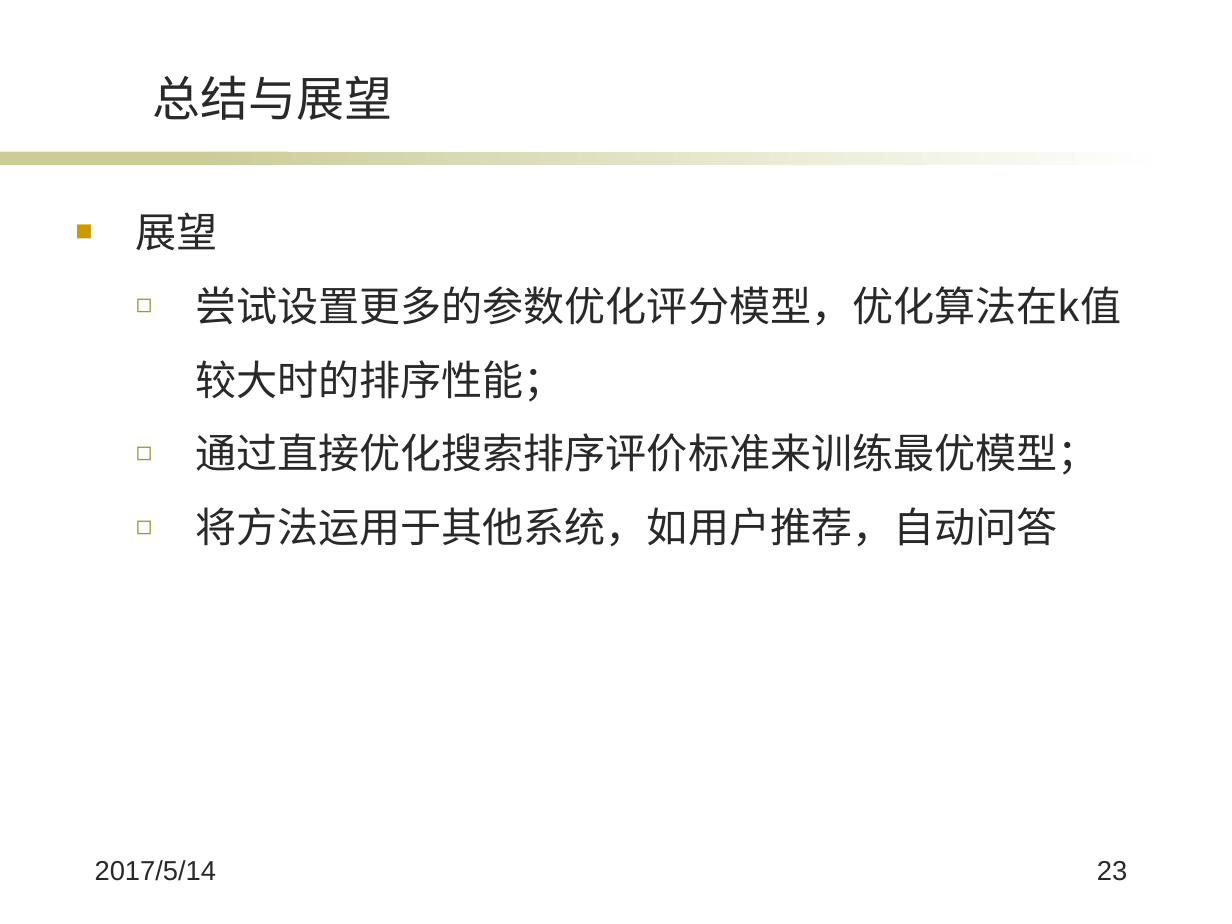
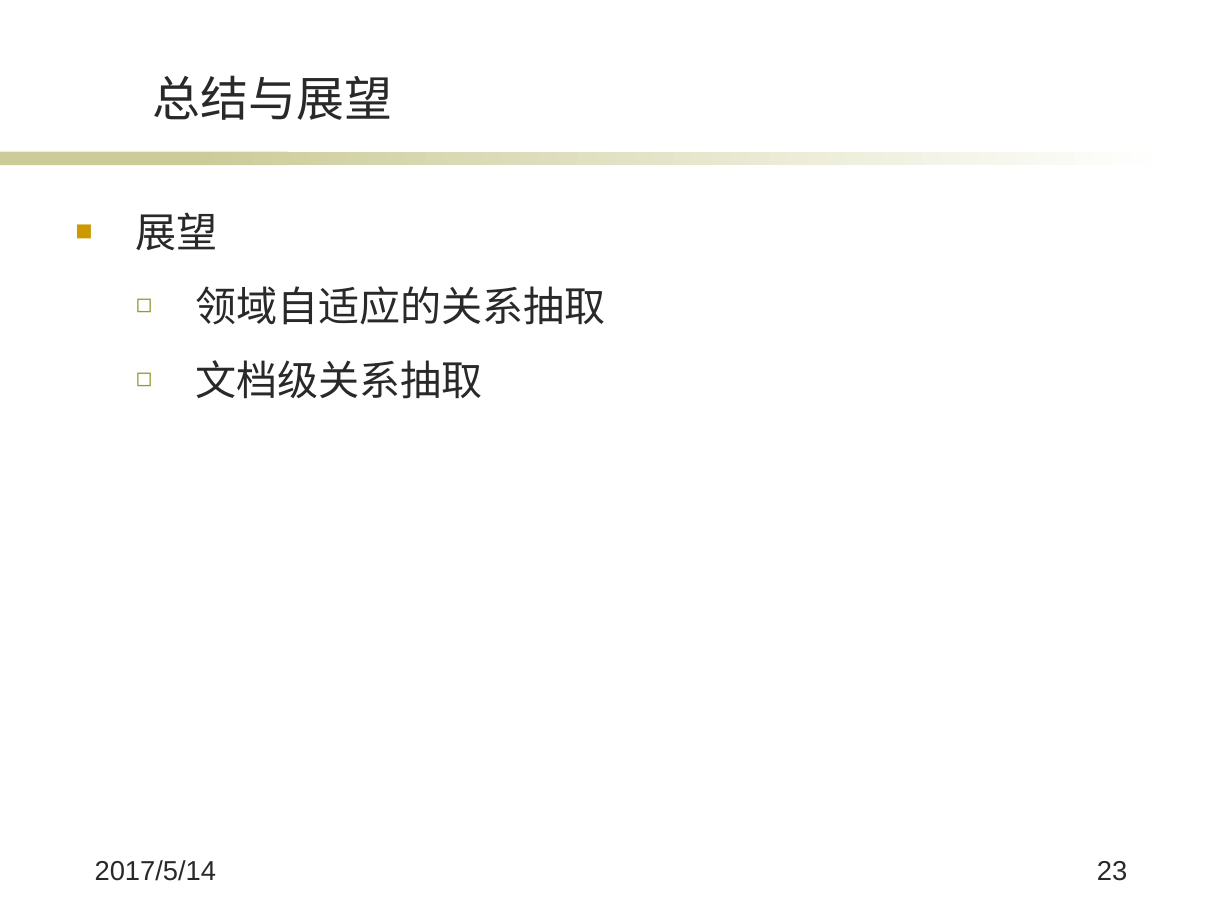
Before and after one commit to wqpod2g/paper, a slide deck: slide 23 of 毕业答辩ppt.pptx. Drawn at 1232x924 pixels with LibreOffice and Linux fonts; fonts in the diff are those of the drawing; background and template pictures are left out. Boxes give left, top, right and bottom in pixels: in the first picture for what was removed or moved away, otherwise in the second. Text is boxed around its words. In the diff, an @@ line names an element or a change of style, - is before the commit and + after.

```diff
--- a/毕业答辩ppt.pptx
+++ b/毕业答辩ppt.pptx
@@ text at bbox=[195, 286, 606, 399]: text changed @@
-  ◻ 尝试设置更多的参数优化评分模型，优化算法在k值较大时的排序性能；
-  ◻ 通过直接优化搜索排序评价标准来训练最优模型；
-  ◻ 将方法运用于其他系统，如用户推荐，自动问答
+  ◻ 领域自适应的关系抽取
+  ◻ 文档级关系抽取
```
Also in this commit, not shown: 13 other slides changed, 4 slides added, 4 slides removed, 1 other file.
